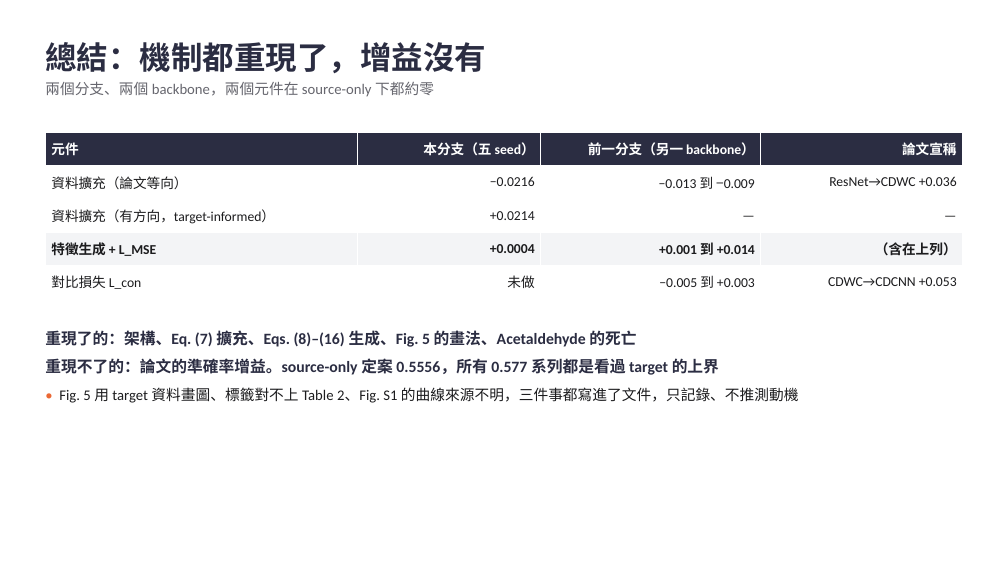
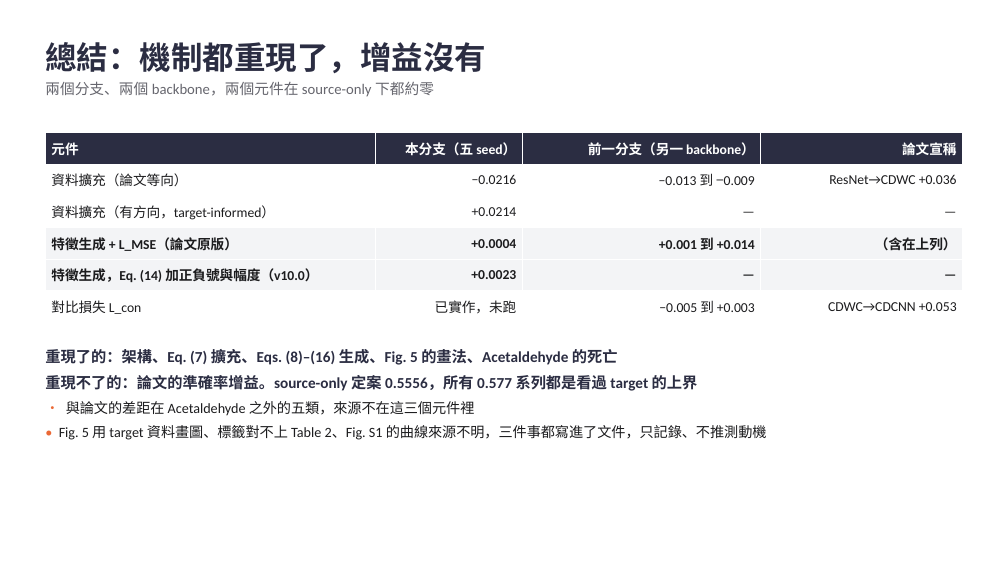
Before and after one commit to wintera1233/cdcnn, a slide deck: slide 14 of reports/cdcnn-implementation-issues.pptx (slide 12 before the commit). Drawn at 1008x567 pixels with LibreOffice and Linux fonts; fonts in the diff are those of the drawing. Boxes give left, top, right and bottom in pixels: in the first picture for what was removed or moved away, otherwise in the second. Text is boxed around its words. In the diff, an @@ line names an element or a change of style, - is before the commit and + after.

```diff
--- a/reports/cdcnn-implementation-issues.pptx
+++ b/reports/cdcnn-implementation-issues.pptx
@@ table at <box>45,132,963,323</box> @@
-row 4: 特徵生成 + L_MSE | +0.0004 | +0.001 到 +0.014 | （含在上列）
-row 5: 對比損失 L_con | 未做 | −0.005 到 +0.003 | CDWC→CDCNN +0.053
+row 4: 特徵生成 + L_MSE（論文原版） | +0.0004 | +0.001 到 +0.014 | （含在上列）
+row 5: 特徵生成，Eq. (14) 加正負號與幅度（v10.0） | +0.0023 | — | —
+row 6: 對比損失 L_con | 已實作，未跑 | −0.005 到 +0.003 | CDWC→CDCNN +0.053
@@ text at <box>45,349,767,440</box>: size 15 to 14.5 pt in "重現了的：架構、Eq. (7) 擴充、Eqs. (8)–(16) 生成、Fig. 5 的畫法、Acetaldehyde ...", "重現不了的：論文的準確率增益。source-only 定案 0.5556，所有 0.577 系列都是看過 target  ..."; size 14 to 13.5 pt in "• Fig. 5 用 target 資料畫圖、標籤對不上 Table ..."; less space between paragraphs @@
@@ text "重現了的：架構、Eq. (7) 擴充、Eqs. (8)–(16) 生成、Fig. ...": place and size @@
-text "重現了的：架構、Eq. (7) 擴充、Eqs. (8)–(16) 生成、Fig. ..." at <box>45,330,799,403</box>
+text "重現了的：架構、Eq. (7) 擴充、Eqs. (8)–(16) 生成、Fig. ..." at <box>45,349,767,440</box>
@@ text at <box>66,401,475,416</box>: paragraph added @@
+• 與論文的差距在 Acetaldehyde 之外的五類，來源不在這三個元件裡
```
Also in this commit, not shown: 2 other slides changed, 2 slides added, 3 other files.
